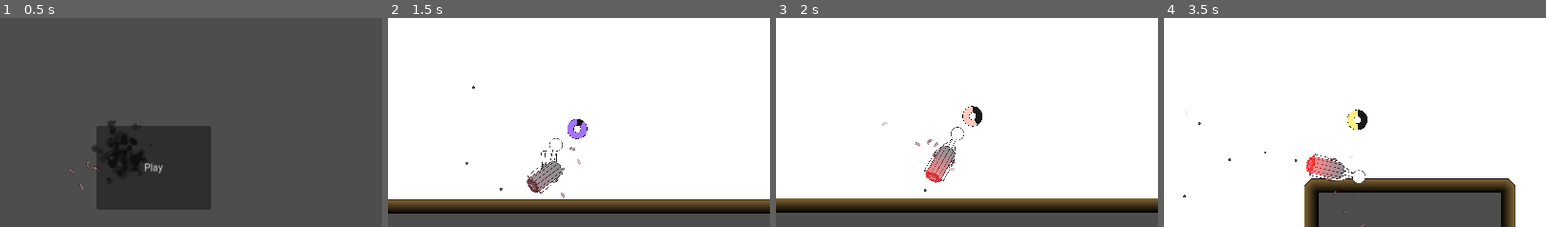
Above: before the commit, frames 1-4 (left to right).
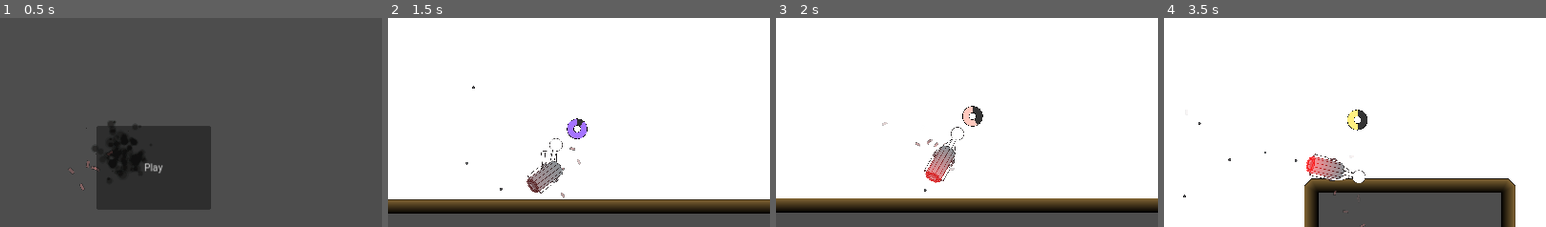
Above: after the commit, the same moments.

Repository: SmallConfusion/The-Gatler
Game: Godot game, scene res://scenes/menu/main_menu.tscn
The game is run twice, just before and just after one commit, with the same random seed, the same clock (stepped at 60 frames per second) and the same inputs. The engine's default icon, where the game draws it, is replaced by a stand-in: a white triangle on a blue panel in a dark square. Sound files missing from this copy of the repository are replaced by a short silence.
Inputs (mouse positions are % of the whole screen's width and height, from its top left):
- Up to frame 1 (0.5 s): no input
- Up to frame 2 (1.5 s): click "Play" at 0.5 s; move the mouse to (45, 72) at 1.27 s; press the mouse at (45, 72) at 1.28 s
- Up to frame 3 (2 s): no input
- Up to frame 4 (3.5 s): move the mouse to (80, 67) at 2.02 s; release the mouse at (80, 67) at 2.03 s; click (80, 67) at 2.1 s; move the mouse to (20, 36) at 2.77 s; press the mouse at (20, 36) at 2.78 s
The pictures show only the part of the screen within x 30-80%, y 15-65%; the shares and areas given below are measured in that part.

Frame 1 is identical in both runs. In frame 2, less than 0.1% of the frame differs, in the area x 46-53%, y 47-58%; in frame 3, 0.2%; in frame 4, 0.2%, in the area x 48-54%, y 44-54%.

Commit message:
Added indication that the heat bar is recharging

Diff:
--- a/src/scenes/levels/level_1.tscn
+++ b/src/scenes/levels/level_1.tscn
@@ -14,7 +14,7 @@
 [node name="Level" type="Node2D" parent="."]
 
 [node name="Polygon2D" type="Polygon2D" parent="Level"]
-polygon = PackedVector2Array(16, 16, 16, 704, 1280, 720, 1272, 592, 1712, 592, 1728, 712, 3696, 720, 3696, 8)
+polygon = PackedVector2Array(16, 16, 16, 704, 1280, 720, 1272, 592, 1712, 592, 1728, 712, 4280, 704, 4280, -856, 3704, -856, 2768, -856, 2768, -312, 3704, -312, 3696, 8)
 
 [node name="Floor" type="Line2D" parent="Level"]
 modulate = Color(0.523376, 0.4064, 0.20977, 1)
@@ -22,7 +22,7 @@
 texture_repeat = 2
 material = ExtResource("2_p5i3g")
 position = Vector2(0, 720)
-points = PackedVector2Array(16, 0, 1280, 0, 1280, -128, 1720, -128, 1720, 0, 3696, 0)
+points = PackedVector2Array(16, 0, 1280, 0, 1280, -128, 1720, -128, 1720, 0, 4280, 0)
 width = 32.0
 texture = ExtResource("2_t3yy4")
 texture_mode = 1
@@ -34,7 +34,20 @@
 z_index = 5
 texture_repeat = 2
 material = ExtResource("2_p5i3g")
-points = PackedVector2Array(3696, 0, 16, 0)
+points = PackedVector2Array(3696, -64, 3696, 0, 16, 0)
+width = 32.0
+texture = ExtResource("2_t3yy4")
+texture_mode = 1
+joint_mode = 1
+script = ExtResource("3_yuddh")
+
+[node name="WallLine5" type="Line2D" parent="Level"]
+modulate = Color(0.912289, 0.912289, 0.912289, 1)
+z_index = 5
+texture_repeat = 2
+material = ExtResource("2_p5i3g")
+position = Vector2(584, -872)
+points = PackedVector2Array(3696, 0, 2184, 0)
 width = 32.0
 texture = ExtResource("2_t3yy4")
 texture_mode = 1
@@ -58,9 +71,50 @@
 z_index = 5
 texture_repeat = 2
 material = ExtResource("2_p5i3g")
-position = Vector2(3712, 720)
+position = Vector2(4296, 720)
 rotation = 3.14159
-points = PackedVector2Array(0, 16, 0, 444.475, 0, 704)
+points = PackedVector2Array(0, 16, 0, 1576)
+width = 32.0
+texture = ExtResource("2_t3yy4")
+texture_mode = 1
+joint_mode = 1
+script = ExtResource("3_yuddh")
+
+[node name="Floor2" type="Line2D" parent="Level"]
+modulate = Color(0.523376, 0.4064, 0.20977, 1)
+z_index = 5
+texture_repeat = 2
+material = ExtResource("2_p5i3g")
+position = Vector2(512, -208)
+points = PackedVector2Array(2256, -104, 3184, -104, 3184, -48)
+width = 32.0
+texture = ExtResource("2_t3yy4")
+texture_mode = 1
+joint_mode = 1
+script = ExtResource("3_yuddh")
+
+[node name="WallLine4" type="Line2D" parent="Level"]
+modulate = Color(0.818155, 0.832719, 0.637525, 1)
+z_index = 5
+texture_repeat = 2
+material = ExtResource("2_p5i3g")
+position = Vector2(3832, 0)
+rotation = 3.14159
+points = PackedVector2Array(135.999, 296, 136, 16.0003)
+width = 32.0
+texture = ExtResource("2_t3yy4")
+texture_mode = 1
+joint_mode = 1
+script = ExtResource("3_yuddh")
+
+[node name="WallLine6" type="Line2D" parent="Level"]
+modulate = Color(0.818155, 0.832719, 0.637525, 1)
+z_index = 5
+texture_repeat = 2
+material = ExtResource("2_p5i3g")
+position = Vector2(2784, -624)
+rotation = 9.42476
+points = PackedVector2Array(31.998, 232, 32.0027, -296)
 width = 32.0
 texture = ExtResource("2_t3yy4")
 texture_mode = 1
--- a/src/scenes/objects/player.tscn
+++ b/src/scenes/objects/player.tscn
@@ -55,6 +55,7 @@
 [sub_resource type="ShaderMaterial" id="ShaderMaterial_gd2ti"]
 shader = ExtResource("17_gwk7e")
 shader_parameter/t = 0.415
+shader_parameter/red = false
 shader_parameter/gradient = SubResource("GradientTexture1D_rak5h")
 
 [node name="Player" type="RigidBody2D" groups=["player"]]
@@ -129,7 +130,7 @@
 [node name="Sprite2D2" type="Sprite2D" parent="Node2D"]
 y_sort_enabled = true
 material = ExtResource("5_5qy4a")
-position = Vector2(-13.8186, -1.12316)
+position = Vector2(8.17491, 5.68267)
 scale = Vector2(0.3, 0.3)
 texture = ExtResource("4_mu68i")
 script = ExtResource("8_rhdoc")
@@ -138,7 +139,7 @@
 [node name="Sprite2D3" type="Sprite2D" parent="Node2D"]
 y_sort_enabled = true
 material = ExtResource("5_5qy4a")
-position = Vector2(-9.14175, -5.30161)
+position = Vector2(-1.04315, 6.98054)
 scale = Vector2(0.3, 0.3)
 texture = ExtResource("4_mu68i")
 script = ExtResource("8_rhdoc")
@@ -147,7 +148,7 @@
 [node name="Sprite2D4" type="Sprite2D" parent="Node2D"]
 y_sort_enabled = true
 material = ExtResource("5_5qy4a")
-position = Vector2(-0.187373, -6.99937)
+position = Vector2(-9.77311, 5.01214)
 scale = Vector2(0.3, 0.3)
 texture = ExtResource("4_mu68i")
 script = ExtResource("8_rhdoc")
@@ -156,7 +157,7 @@
 [node name="Sprite2D5" type="Sprite2D" parent="Node2D"]
 y_sort_enabled = true
 material = ExtResource("5_5qy4a")
-position = Vector2(8.85468, -5.42205)
+position = Vector2(-13.9301, 0.698508)
 scale = Vector2(0.3, 0.3)
 texture = ExtResource("4_mu68i")
 script = ExtResource("8_rhdoc")
@@ -165,7 +166,7 @@
 [node name="Sprite2D6" type="Sprite2D" parent="Node2D"]
 y_sort_enabled = true
 material = ExtResource("5_5qy4a")
-position = Vector2(13.7535, -1.30769)
+position = Vector2(-11.5691, -3.94197)
 scale = Vector2(0.3, 0.3)
 texture = ExtResource("4_mu68i")
 script = ExtResource("8_rhdoc")
@@ -174,7 +175,7 @@
 [node name="Sprite2D" type="Sprite2D" parent="Node2D"]
 y_sort_enabled = true
 material = ExtResource("5_5qy4a")
-position = Vector2(12.217, 3.41855)
+position = Vector2(-3.79474, -6.73795)
 scale = Vector2(0.3, 0.3)
 texture = ExtResource("4_mu68i")
 script = ExtResource("8_rhdoc")
@@ -183,7 +184,7 @@
 [node name="Sprite2D7" type="Sprite2D" parent="Node2D"]
 y_sort_enabled = true
 material = ExtResource("5_5qy4a")
-position = Vector2(4.96393, 6.54522)
+position = Vector2(5.75521, -6.38117)
 scale = Vector2(0.3, 0.3)
 texture = ExtResource("4_mu68i")
 script = ExtResource("8_rhdoc")
@@ -192,7 +193,7 @@
 [node name="Sprite2D8" type="Sprite2D" parent="Node2D"]
 y_sort_enabled = true
 material = ExtResource("5_5qy4a")
-position = Vector2(-4.61178, 6.6093)
+position = Vector2(12.6122, -3.03857)
 scale = Vector2(0.3, 0.3)
 texture = ExtResource("4_mu68i")
 script = ExtResource("8_rhdoc")
@@ -201,7 +202,7 @@
 [node name="Sprite2D9" type="Sprite2D" parent="Node2D"]
 y_sort_enabled = true
 material = ExtResource("5_5qy4a")
-position = Vector2(-12.0296, 3.58082)
+position = Vector2(13.5678, 1.72581)
 scale = Vector2(0.3, 0.3)
 texture = ExtResource("4_mu68i")
 script = ExtResource("8_rhdoc")
--- a/src/scripts/objects/player.gd
+++ b/src/scripts/objects/player.gd
@@ -34,8 +34,11 @@
 	else:
 		gun_heat -= delta * cool_down_speed
 		$PlayerGunFire.emitting = false
-		if gun_heat <= 0:
+		if gun_heat <= 0 and locked:
 			locked = false
+
+			if Input.is_action_pressed("Fire"):
+				start_audio()
 
 	if gun_heat > 1.0:
 		locked = true
@@ -46,6 +49,8 @@
 	apply_central_force(force)
 
 	$HeatBar.material.set_shader_parameter("t", gun_heat)
+	$HeatBar.material.set_shader_parameter("red", locked)
+
 	RenderingServer.global_shader_parameter_set("gun_heat", gun_heat)
 
 	$Skeleton2D/HeadTarget.global_position = lerp($Skeleton2D/HeadTarget.global_position, global_position + Vector2(100, 0).rotated((-pointing_direction).angle()), delta * 20)
--- a/src/shaders/heat_bar.gdshader
+++ b/src/shaders/heat_bar.gdshader
@@ -4,14 +4,25 @@
 
 uniform sampler2D gradient : source_color;
 
+uniform bool red = false;
+
 const float min_d = 0.3;
 const float max_d = 0.8;
+
+const float outline_size = 0.03;
 
 
 void fragment() {
 	vec2 uv = UV * 2. - 1.;
 
-	vec3 col = texture(gradient, vec2(t, 0)).rgb;
+	vec3 col;
+
+	if (red) {
+		col = texture(gradient, vec2(1, 0)).rgb;
+	} else {
+		col = texture(gradient, vec2(t, 0)).rgb;
+	}
+
 
 	float d = length(uv);
 
@@ -20,8 +31,8 @@
 
 	COLOR.rgb = col;
 
-	COLOR = mix(COLOR, vec4(0.1, 0.1, 0.1, 1), step(a + 0.25, t));
-	COLOR = mix(COLOR, vec4(0, 0, 0, 1), float(d > max_d && d < max_d + 0.02 || d < min_d && d > min_d - 0.02));
+	COLOR = mix(COLOR, vec4(0.2, 0.2, 0.2, 1), step(a + 0.25, t));
+	COLOR = mix(COLOR, vec4(0, 0, 0, 1), float(d > max_d && d < max_d + outline_size || d < min_d && d > min_d - outline_size));
 
-	COLOR.a = float(d > min_d - 0.02 && d < max_d + 0.02);
+	COLOR.a = float(d > min_d - outline_size && d < max_d + outline_size);
 }
Not shown, changed: .gitignore
